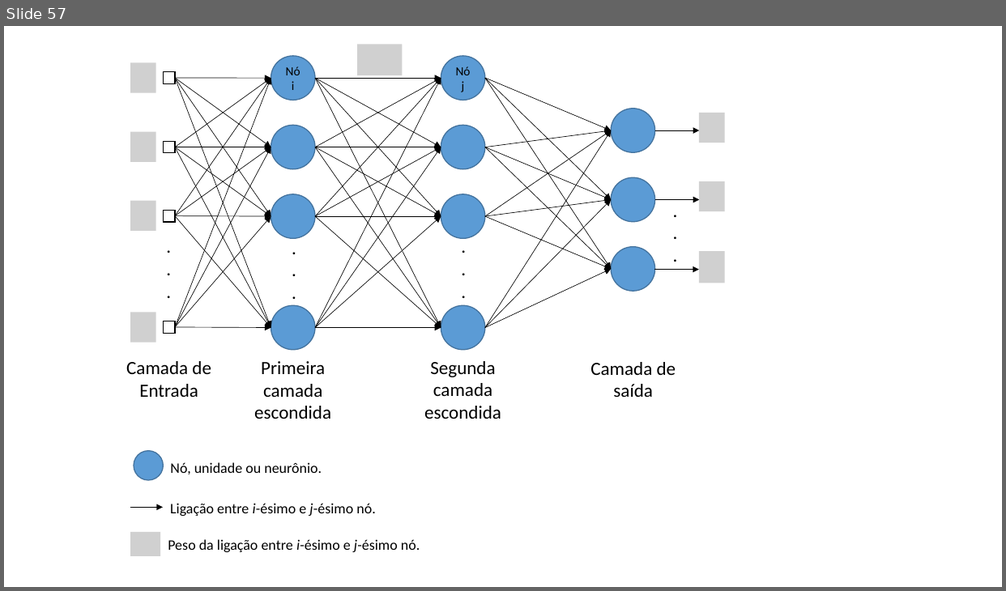
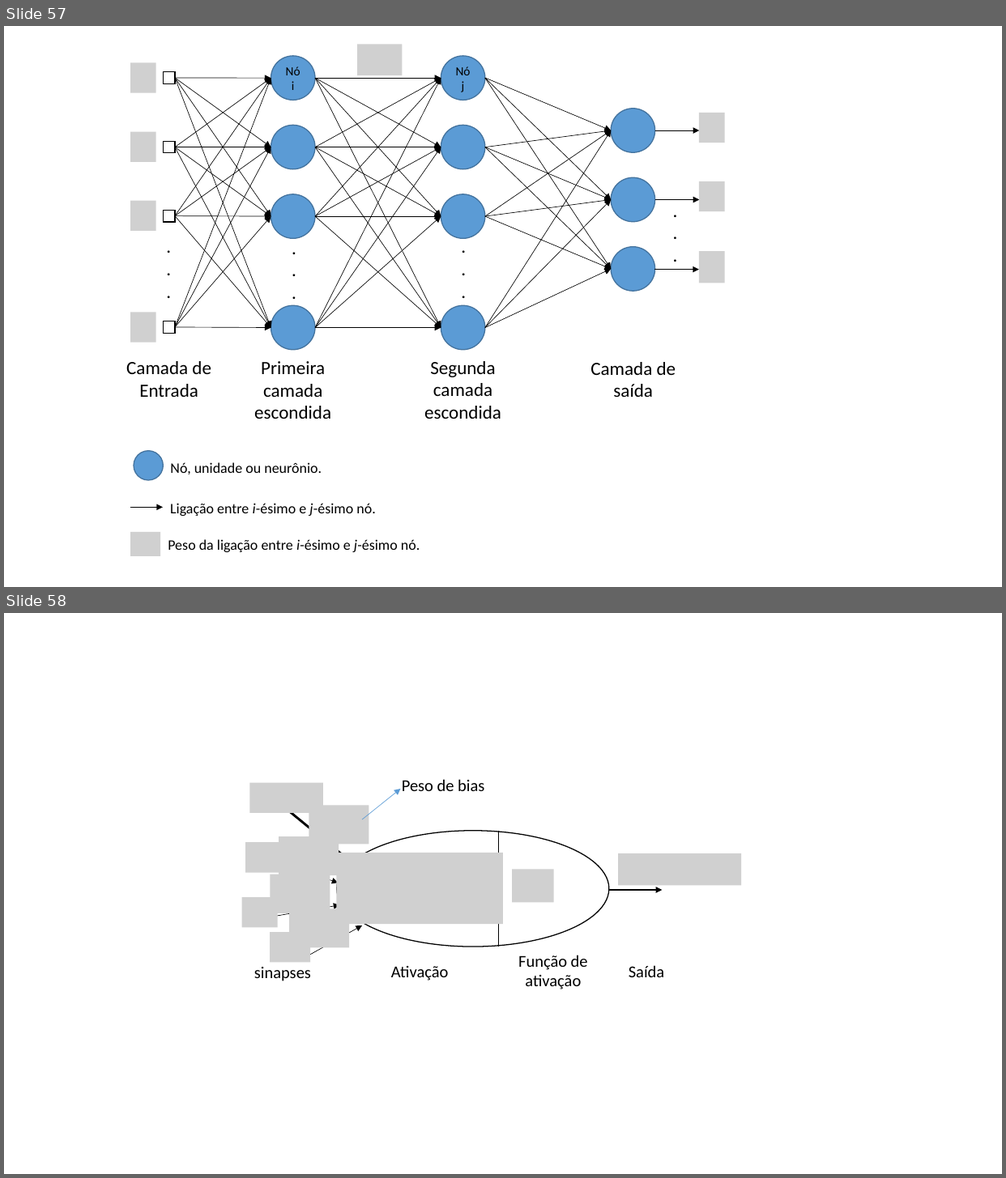
Before and after one commit to zz4fap/t320_aprendizado_de_maquina, a slide deck: slides/T320_Redes_Neurais_Artificiais (Parte II).pptx. Shown one above the other, each under a label of ours: slide 57 before the commit, slides 57 and 58 after it. The pictures are 1006x591 and 1006x1178 pixels, drawn with LibreOffice and Linux fonts; fonts in the diff are those of the drawing; grey boxes stand for pictures. Boxes give left, top, right and bottom in pixels: in the first picture for what was removed or moved away, otherwise in the second. Text is boxed around its words. In the diff, an @@ line names an element or a change of style, - is before the commit and + after.

Commit message:
update of slides

```diff
--- a/slides/T320_Redes_Neurais_Artificiais (Parte II).pptx
+++ b/slides/T320_Redes_Neurais_Artificiais (Parte II).pptx
@@ slide 58 added at box(4, 613, 1002, 1174), background #FFFFFF @@
@@ group added at box(242, 779, 741, 990): 11 pictures, 6 arrows, 5 texts, 1 ellipse, 1 line @@
+Ativação
+Função de ativação
+Saída
+sinapses
+Peso de bias
```
Also in this commit, not shown: 1 slide changed.
